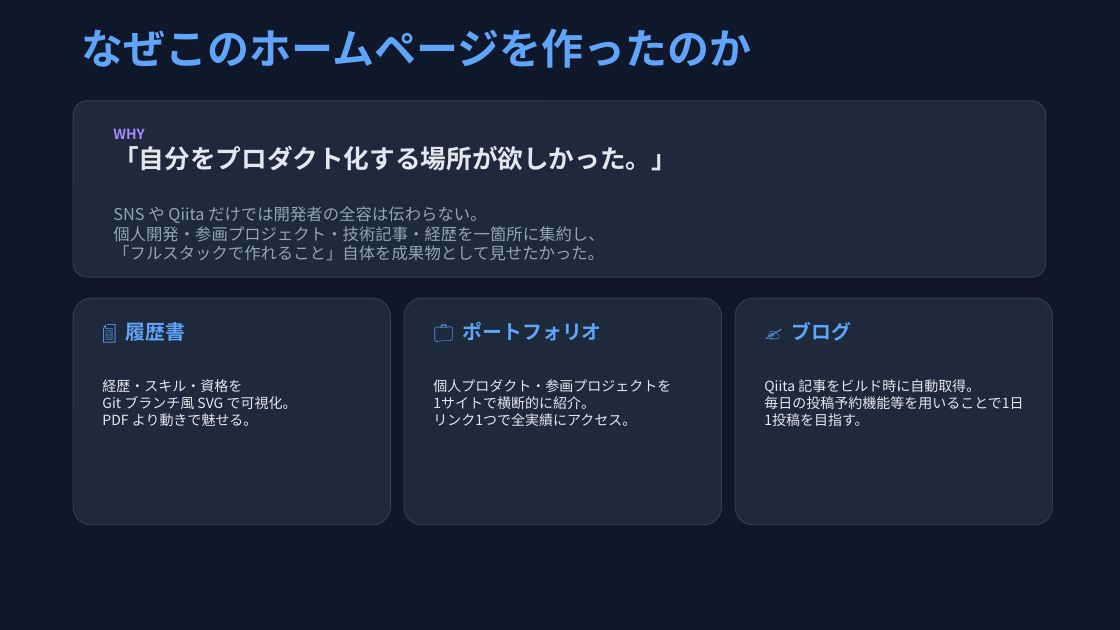
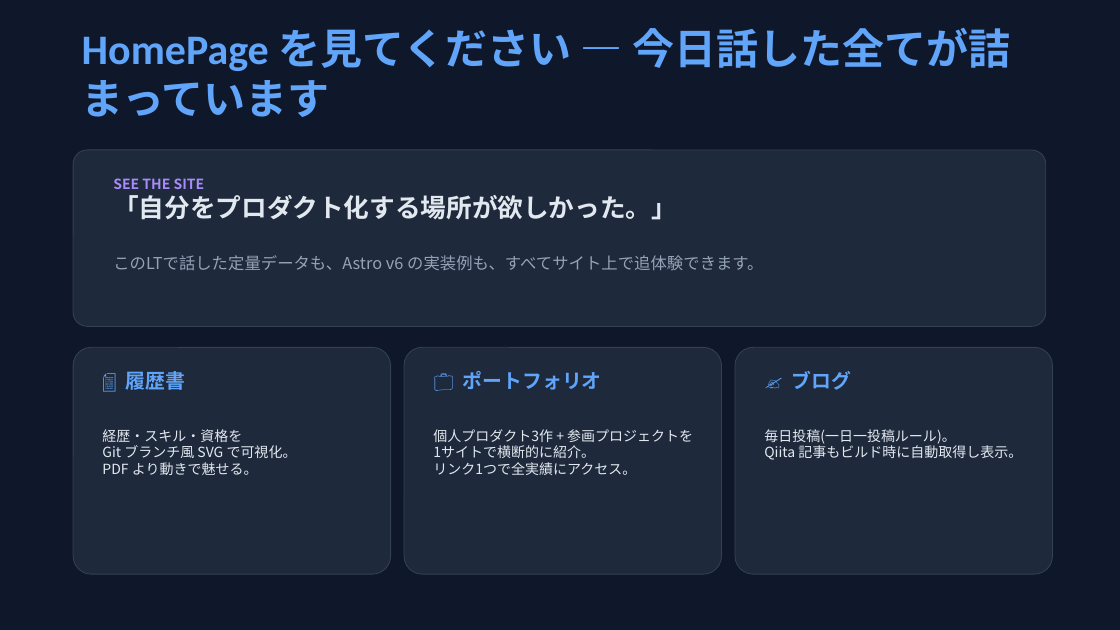
Before and after one commit to teppei19980914/HomePage, a slide deck: slide 9 of docs/PR/LT/HomePage_開発者用.pptx. Drawn at 1120x630 pixels with LibreOffice and Linux fonts; fonts in the diff are those of the drawing. Boxes give left, top, right and bottom in pixels: in the first picture for what was removed or moved away, otherwise in the second. Text is boxed around its words. In the diff, an @@ line names an element or a change of style, - is before the commit and + after.

```diff
--- a/docs/PR/LT/HomePage_開発者用.pptx
+++ b/docs/PR/LT/HomePage_開発者用.pptx
@@ text at bbox=[82, 27, 1010, 117]: text changed @@
-なぜこのホームページを作ったのか
+HomePage を見てください — 今日話した全てが詰まっています
@@ text "SEE THE SITE": place and size @@
-text "SEE THE SITE" at bbox=[113, 128, 677, 261]
+text "SEE THE SITE" at bbox=[113, 178, 763, 270]
@@ text at bbox=[113, 178, 205, 189]: text changed @@
-WHY
+SEE THE SITE
@@ text at bbox=[113, 255, 763, 270]: text changed @@
-SNS や Qiita だけでは開発者の全容は伝わらない。
-個人開発・参画プロジェクト・技術記事・経歴を一箇所に集約し、
-「フルスタックで作れること」自体を成果物として見せたかった。
+このLTで話した定量データも、Astro v6 の実装例も、すべてサイト上で追体験できます。
@@ 5 texts, 4 rounded rectangles: place and size @@
-5 texts, 4 rounded rectangles at bbox=[73, 101, 1053, 525]
+5 texts, 4 rounded rectangles at bbox=[73, 150, 1053, 575]
@@ text at bbox=[433, 429, 693, 442]: text changed @@
-個人プロダクト・参画プロジェクトを
+個人プロダクト3作 + 参画プロジェクトを
@@ text at bbox=[764, 429, 1022, 460]: text changed @@
-Qiita 記事をビルド時に自動取得。
-毎日の投稿予約機能等を用いることで1日1投稿を目指す。
+毎日投稿(一日一投稿ルール)。
+Qiita 記事もビルド時に自動取得し表示。
```
Also in this commit, not shown: 7 other slides changed.
